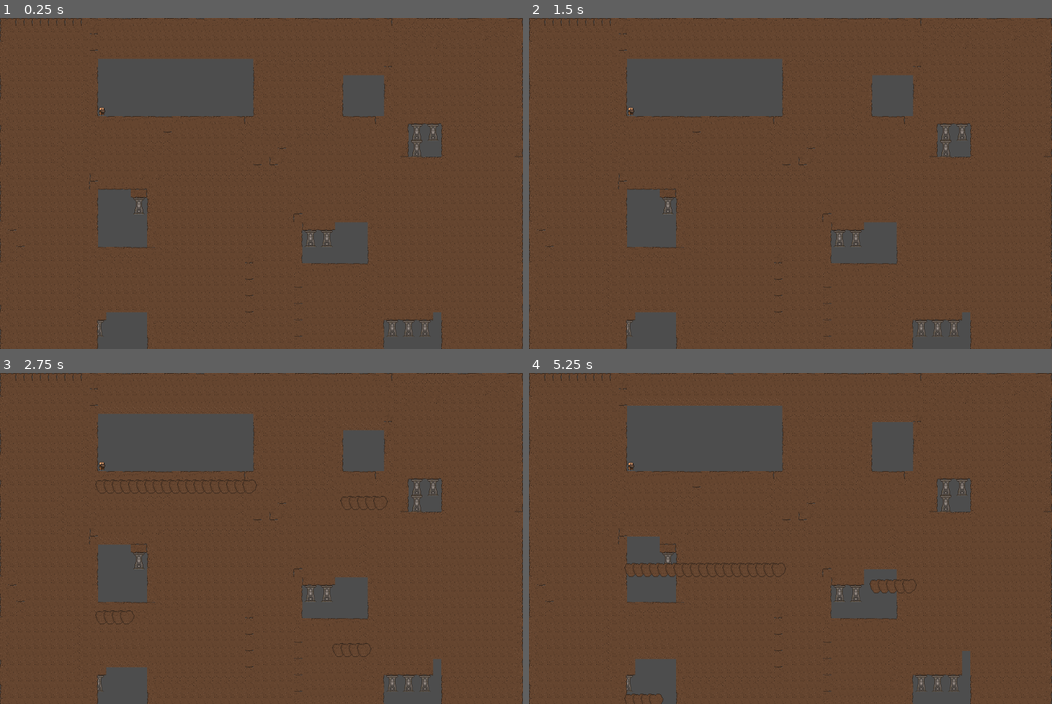
Above: before the commit, frames 1-4 (two rows, left to right).
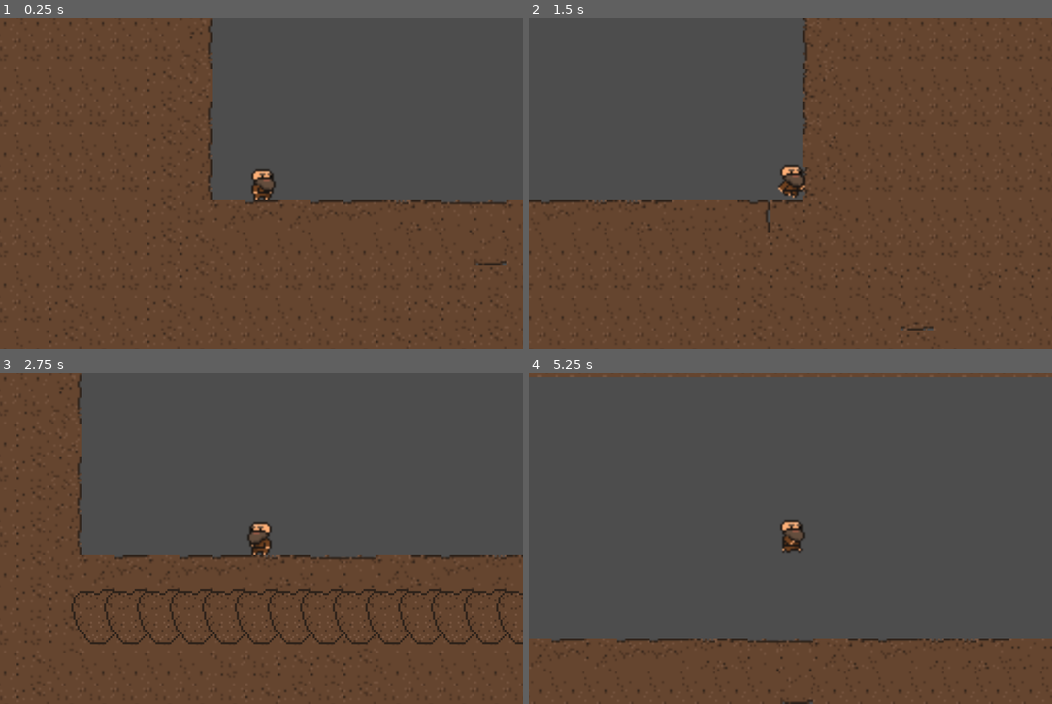
Above: after the commit, the same moments.

Repository: JoshSanch/DwarfDig
Game: Godot game, scene res://Scenes/gameroot.tscn
Two runs of this game, one before a commit and one after it. Both use one fixed random seed, a clock stepped at 60 frames per second and the inputs below.
Inputs:
- Up to frame 1 (0.25 s): no input
- Up to frame 2 (1.5 s): tap Enter (ui_accept) at 0.5, 0.77 s; hold Right (ui_right) from 0.53 s (still down)
- Up to frame 3 (2.75 s): tap Enter (ui_accept) at 1.52 s; release Right (ui_right) at 2.03 s; hold Left (ui_left) from 2.03 s (still down)
- Up to frame 4 (5.25 s): release Left (ui_left) at 2.78 s; hold Right (ui_right) 2.78-4.28 s; tap Enter (ui_accept) at 3.02, 3.77, 4.52 s; hold Left (ui_left) 4.28-5.03 s; hold Right (ui_right) from 5.03 s (still down)

The runs differ from the first frame. In frame 1, 40% of the frame differs, in the area x 0-100%, y 0-100%; in frame 2, 31%; in frame 3, 48%; in frame 4, 72%.

Commit message:
Game: Update player script to add controls

Diff:
--- a/Scenes/gameroot.tscn
+++ b/Scenes/gameroot.tscn
@@ -1,11 +1,16 @@
-[gd_scene load_steps=3 format=3 uid="uid://c45vh8sb253f7"]
+[gd_scene load_steps=4 format=3 uid="uid://c45vh8sb253f7"]
 
 [ext_resource type="PackedScene" uid="uid://dk7ja5p2c7amy" path="res://Scenes/Game/CavePlayableArea.tscn" id="1_4mcgk"]
 [ext_resource type="PackedScene" uid="uid://ceaei4g3qhblx" path="res://Scenes/Game/player.tscn" id="2_e1nlq"]
+[ext_resource type="Script" path="res://Assets/Scripts/PlayerController.gd" id="3_chju0"]
 
-[node name="Game" type="Node2D"]
+[node name="Game" type="Node"]
 
 [node name="CavePlayableArea" parent="." instance=ExtResource("1_4mcgk")]
 
 [node name="Player" parent="." instance=ExtResource("2_e1nlq")]
-position = Vector2(199, 182)
+position = Vector2(216, 179)
+script = ExtResource("3_chju0")
+
+[node name="Camera2D" type="Camera2D" parent="Player"]
+zoom = Vector2(4, 4)
